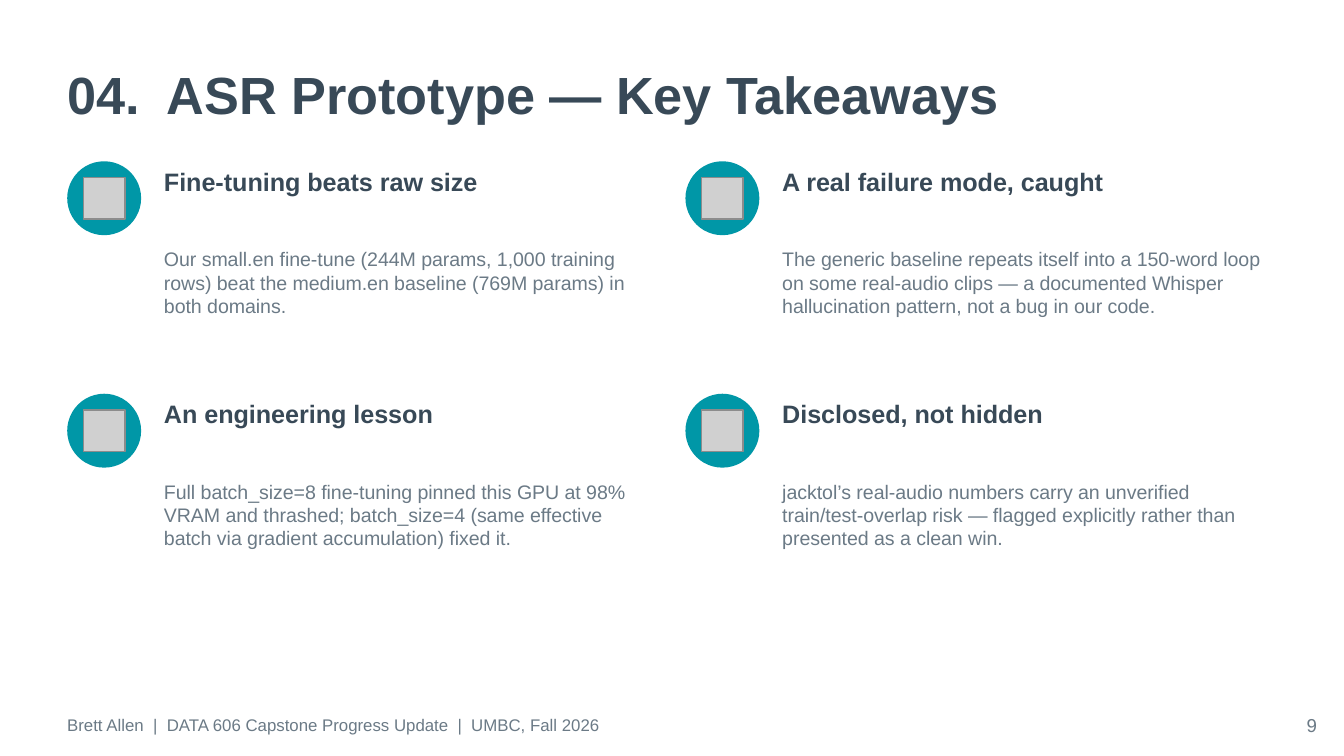
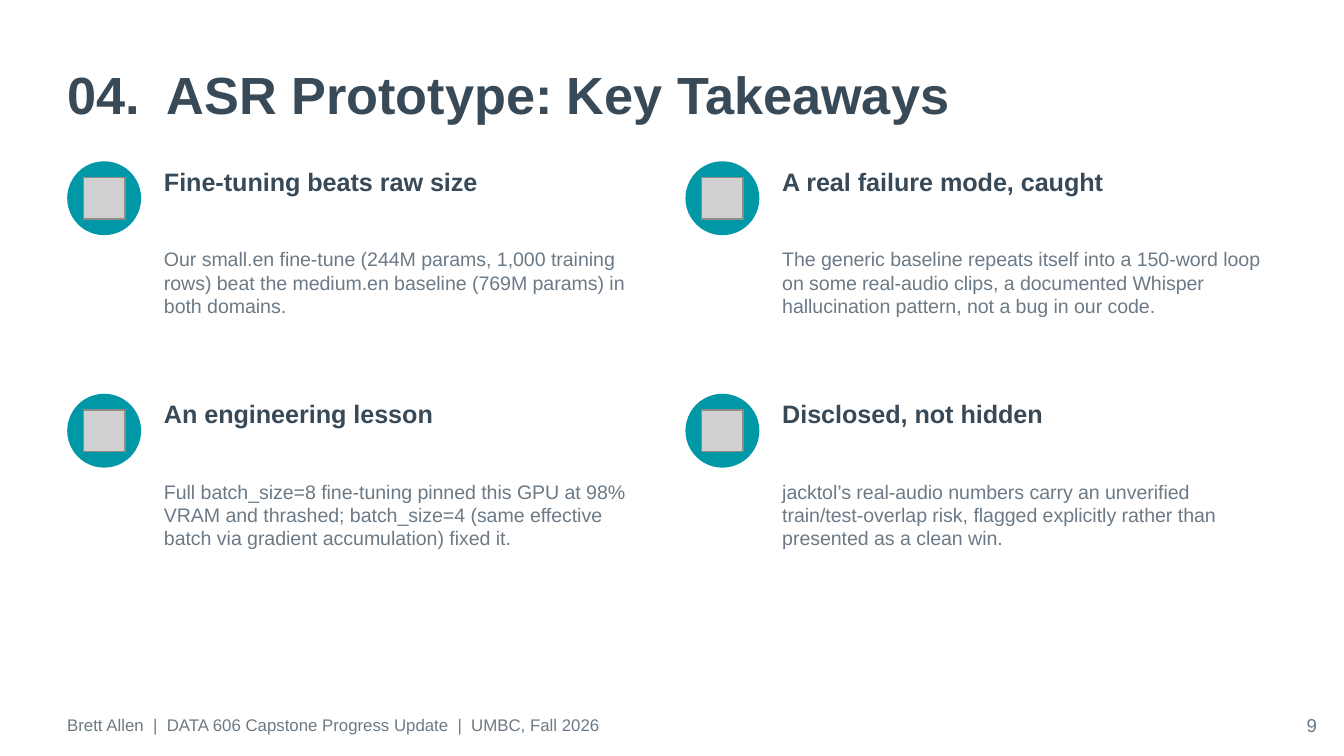
Before and after one commit to BrettFX/UMBC-DATA606-Capstone, a slide deck: slide 9 of docs/Allen_DATA_606_Capstone_Progress_Update.pptx. Drawn at 1344x756 pixels with LibreOffice and Linux fonts; fonts in the diff are those of the drawing; grey boxes stand for pictures. Boxes give left, top, right and bottom in pixels: in the first picture for what was removed or moved away, otherwise in the second. Text is boxed around its words. In the diff, an @@ line names an element or a change of style, - is before the commit and + after.

```diff
--- a/docs/Allen_DATA_606_Capstone_Progress_Update.pptx
+++ b/docs/Allen_DATA_606_Capstone_Progress_Update.pptx
@@ text at (67,76,949,125): text changed @@
-04. ASR Prototype — Key Takeaways
+04. ASR Prototype: Key Takeaways
@@ text at (782,252,1260,317): text changed @@
-The generic baseline repeats itself into a 150-word loop on some real-audio clips — a documented Whisper hallucination pattern, not a bug in our code.
+The generic baseline repeats itself into a 150-word loop on some real-audio clips, a documented Whisper hallucination pattern, not a bug in our code.
@@ text at (782,485,1216,549): text changed @@
-jacktol’s real-audio numbers carry an unverified train/test-overlap risk — flagged explicitly rather than presented as a clean win.
+jacktol’s real-audio numbers carry an unverified train/test-overlap risk, flagged explicitly rather than presented as a clean win.
```
Also in this commit, not shown: 9 other slides changed, 5 other files.
